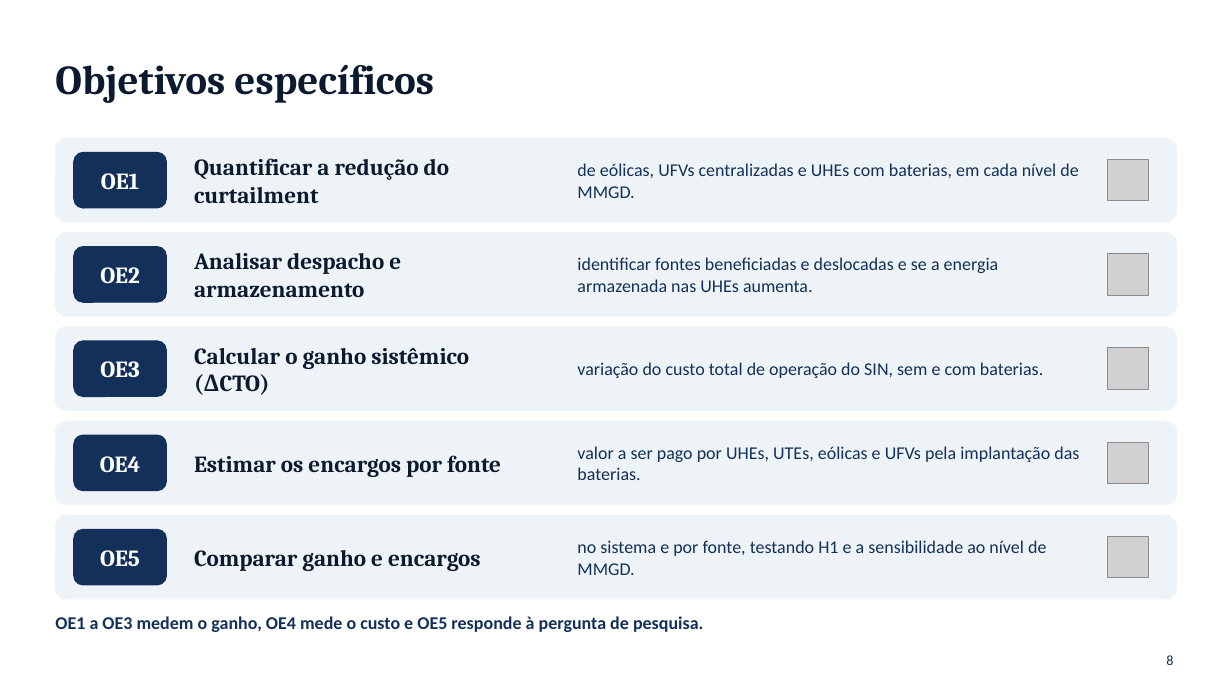
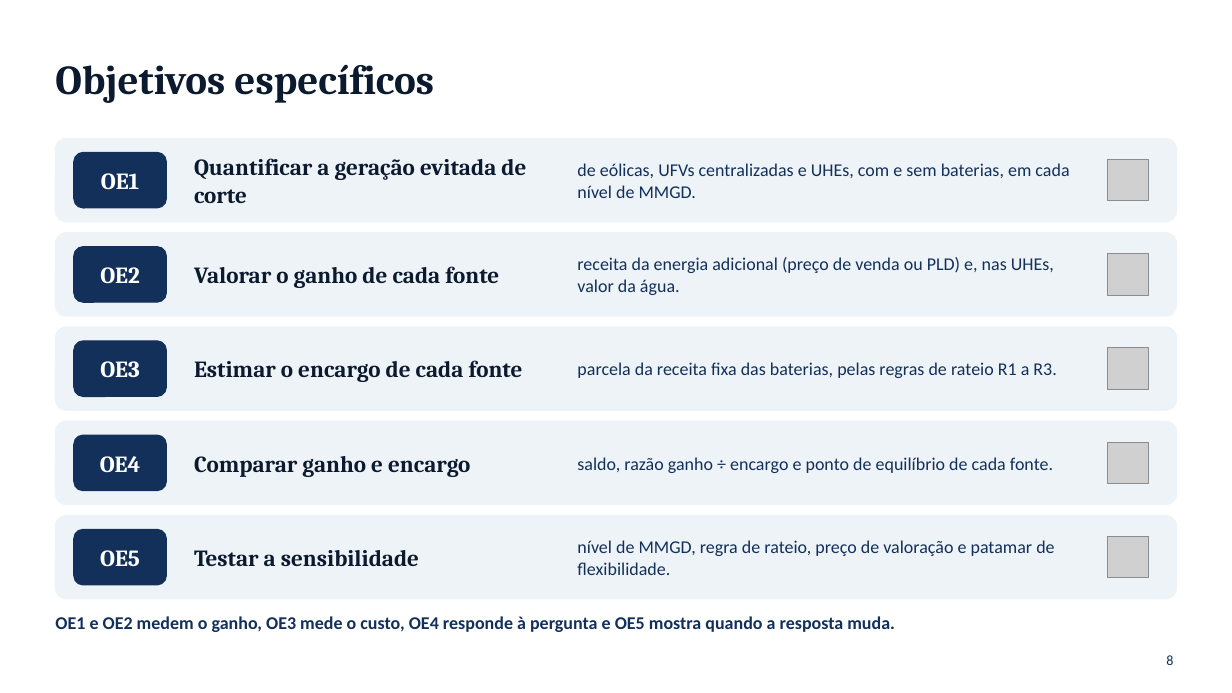
Before and after one commit to RonaldoSouza74/Instituto-de-Economia, a slide deck: slide 8 of Baterias_SIN_Economia_Setor_Eletrico_I.pptx. Drawn at 1232x693 pixels with LibreOffice and Linux fonts; fonts in the diff are those of the drawing; grey boxes stand for pictures. Boxes give left, top, right and bottom in pixels: in the first picture for what was removed or moved away, otherwise in the second. Text is boxed around its words. In the diff, an @@ line names an element or a change of style, - is before the commit and + after.

```diff
--- a/Baterias_SIN_Economia_Setor_Eletrico_I.pptx
+++ b/Baterias_SIN_Economia_Setor_Eletrico_I.pptx
@@ text at (194, 158, 526, 203): text changed @@
-Quantificar a redução do curtailment
+Quantificar a geração evitada de corte
@@ text at (577, 163, 1069, 198): text changed @@
-de eólicas, UFVs centralizadas e UHEs com baterias, em cada nível de MMGD.
+de eólicas, UFVs centralizadas e UHEs, com e sem baterias, em cada nível de MMGD.
@@ text at (194, 266, 499, 288): text changed @@
-Analisar despacho e armazenamento
+Valorar o ganho de cada fonte
@@ text at (577, 257, 1054, 295): text changed @@
-identificar fontes beneficiadas e deslocadas e se a energia armazenada nas UHEs aumenta.
+receita da energia adicional (preço de venda ou PLD) e, nas UHEs, valor da água.
@@ text at (194, 360, 523, 382): text changed @@
-Calcular o ganho sistêmico (ΔCTO)
+Estimar o encargo de cada fonte
@@ text at (577, 362, 1056, 378): text changed @@
-variação do custo total de operação do SIN, sem e com baterias.
+parcela da receita fixa das baterias, pelas regras de rateio R1 a R3.
@@ text at (194, 456, 470, 477): text changed @@
-Estimar os encargos por fonte
+Comparar ganho e encargo
@@ text at (577, 457, 1053, 473): text changed @@
-valor a ser pago por UHEs, UTEs, eólicas e UFVs pela implantação das baterias.
+saldo, razão ganho ÷ encargo e ponto de equilíbrio de cada fonte.
@@ text at (194, 550, 419, 566): text changed @@
-Comparar ganho e encargos
+Testar a sensibilidade
@@ text at (577, 540, 1054, 575): text changed @@
-no sistema e por fonte, testando H1 e a sensibilidade ao nível de MMGD.
+nível de MMGD, regra de rateio, preço de valoração e patamar de flexibilidade.
@@ text at (55, 616, 895, 632): text changed @@
-OE1 a OE3 medem o ganho, OE4 mede o custo e OE5 responde à pergunta de pesquisa.
+OE1 e OE2 medem o ganho, OE3 mede o custo, OE4 responde à pergunta e OE5 mostra quando a resposta muda.
```
Also in this commit, not shown: 15 other slides changed, 2 slides added, 2 slides removed.
